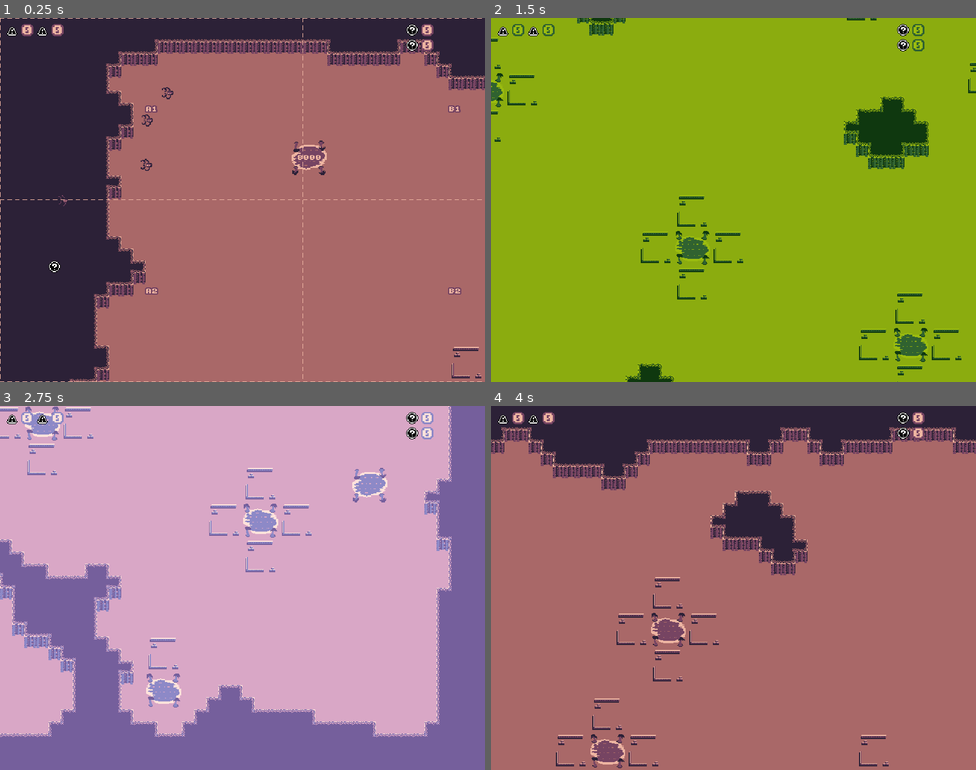
Above: before the commit, frames 1-4 (two rows, left to right).
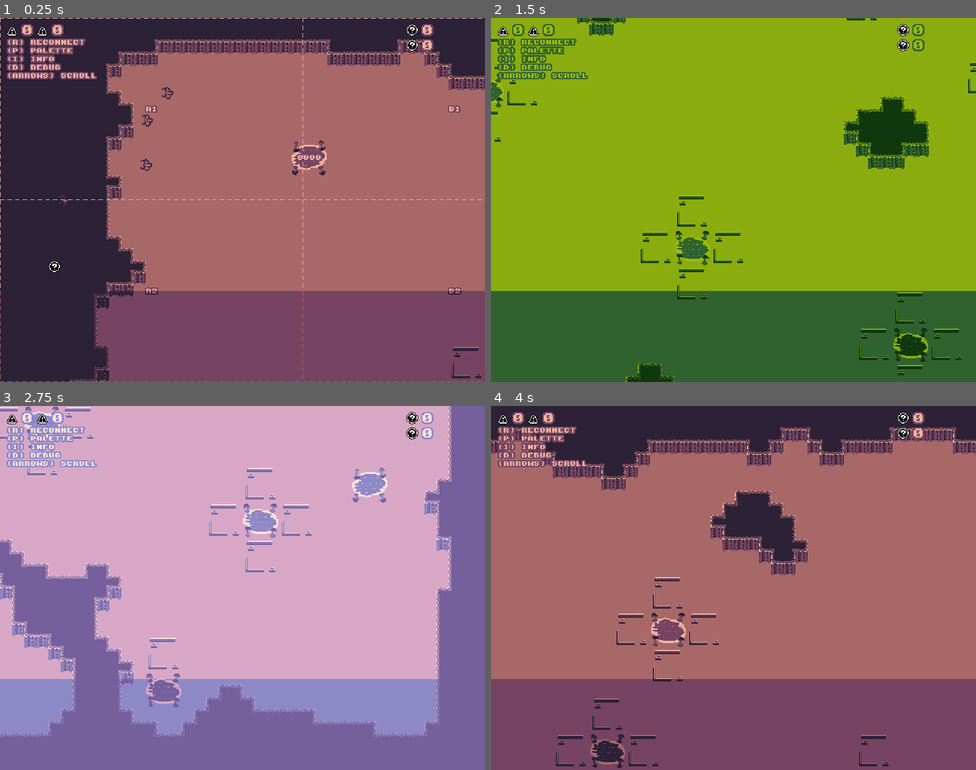
Above: after the commit, the same moments.

Repository: nikolawhallon/data-wars
Game: Godot game, scene res://scenes/game.tscn
The game is run twice, just before and just after one commit, with the same random seed, the same clock (stepped at 60 frames per second) and the same inputs.
Inputs (mouse positions are in pixels of both pictures, inside the frame that each line leads up to):
- Up to frame 1 (0.25 s): no input
- Up to frame 2 (1.5 s): tap Enter at 0.5 s; move the mouse to (840, 181) at 0.52 s; hold Right (move_right) 0.53-1.28 s; tap P (palette) at 0.6 s; click (840, 181) at 0.67 s; move the mouse to (636, 218) at 1.27 s; hold Down (move_down) from 1.28 s (still down); tap I (info) at 1.35 s
- Up to frame 3 (2.75 s): tap P (palette) at 1.55, 2.1 s; move the mouse to (291, 507) at 2.02 s; release Down (move_down) at 2.03 s; hold Right (move_right) from 2.03 s (still down)
- Up to frame 4 (4 s): tap Space at 2.75 s; move the mouse to (709, 660) at 2.77 s; release Right (move_right) at 2.78 s; hold Up (move_up) 2.78-3.53 s; tap T (test) at 2.85 s; click (709, 660) at 2.92 s; tap P (palette) at 3.05, 3.6 s; move the mouse to (879, 642) at 3.52 s; hold Left (move_left) from 3.53 s (still down)

The runs differ from the first frame. In frame 1, 21% of the frame differs, in the area x 0-100%, y 5-100%; in frame 2, 25%; in frame 3, 10%; in frame 4, 26%.

Commit message:
UI improvements, minor refactors, faster models

Diff:
--- /dev/null
+++ b/resources/label_8.tres
@@ -0,0 +1,10 @@
+[gd_resource type="LabelSettings" format=3 uid="uid://c6l2kjaqhfhq1"]
+
+[ext_resource type="FontFile" uid="uid://bfjqaiclupxlw" path="res://assets/kongtext.ttf" id="1_47bnd"]
+
+[resource]
+font = ExtResource("1_47bnd")
+font_size = 8
+font_color = Color(0.92941177, 0.7058824, 0.6313726, 1)
+outline_size = 8
+outline_color = Color(0.4627451, 0.26666668, 0.38431373, 1)
--- a/scenes/agent/deepgram.gd
+++ b/scenes/agent/deepgram.gd
@@ -153,13 +153,13 @@
 			"listen": {
 				"provider": {
 					"type": "deepgram",
-					"model": "nova-2"
+					"model": "flux-general-en"
 				}
 			},
 			"think": {
 				"provider": {
 					"type": "open_ai",
-					"model": "gpt-4o"
+					"model": "gpt-4.1-nano"
 				},
 				"prompt": prompt,
 				"functions": [
--- /dev/null
+++ b/scenes/darken.gdshader
@@ -0,0 +1,35 @@
+shader_type canvas_item;
+
+uniform sampler2D screen_texture : hint_screen_texture, filter_nearest;
+
+// replacement palette
+uniform vec3 pal0 : source_color = vec3(0.1725, 0.1294, 0.2157); // #2c2137
+uniform vec3 pal1 : source_color = vec3(0.1725, 0.1294, 0.2157); // #2c2137
+uniform vec3 pal2 : source_color = vec3(0.4627, 0.2667, 0.3843); // #764462
+uniform vec3 pal3 : source_color = vec3(0.9294, 0.7059, 0.6314); // #edb4a1
+
+// original palette
+const vec3 src0 = vec3(0.1725, 0.1294, 0.2157); // #2c2137
+const vec3 src1 = vec3(0.4627, 0.2667, 0.3843); // #764462
+const vec3 src2 = vec3(0.6627, 0.4078, 0.4078); // #a96868
+const vec3 src3 = vec3(0.9294, 0.7059, 0.6314); // #edb4a1
+
+bool same(vec3 a, vec3 b){
+    return distance(a, b) < 0.01;
+}
+
+void fragment(){
+    vec4 c = texture(screen_texture, SCREEN_UV);
+
+    if (same(c.rgb, src0)) {
+        c.rgb = pal0;
+    } else if (same(c.rgb, src1)) {
+        c.rgb = pal1;
+    } else if (same(c.rgb, src2)) {
+        c.rgb = pal2;
+    } else if (same(c.rgb, src3)) {
+        c.rgb = pal3;
+    }
+
+    COLOR = c;
+}
--- a/scenes/game.gd
+++ b/scenes/game.gd
@@ -62,8 +62,6 @@
 
 var tts_generator := AudioStreamGenerator.new()
 var tts_playback: AudioStreamGeneratorPlayback
-
-var just_injected_count = 0
 
 func _ready() -> void:
 	rng.randomize()
@@ -288,6 +286,12 @@
 			"rows": $CellLabels.rows,
 			"cell_anchor": "center"
 		},
+		"player_minerals": $Player.minerals,
+		"player_data": $Player.data,
+		"building_mineral_cost": 100,
+		"spam_bot_data_cost": 10,
+		"skunk_drone_mineral_cost": 50,
+		"data_drone_mineral_cost": 50,
 		"mines": mine_array,
 		"waters": water_array,
 		"sites": site_array,
@@ -303,13 +307,13 @@
 	return world_state
 
 func _on_player_data_updated():
-	$UICanvas/MarginContainer/HBoxContainer/Data.text = str($Player.data)
+	$UICanvas/MarginContainer/VBoxContainer/HBoxContainer/Data.text = str($Player.data)
 
 func _on_player_clicks_updated():
 	$UICanvas/MarginContainer2/VBoxContainer/HBoxContainer/Clicks.text = str($Player.clicks)
 
 func _on_player_minerals_updated() -> void:
-	$UICanvas/MarginContainer/HBoxContainer/Minerals.text = str($Player.minerals)
+	$UICanvas/MarginContainer/VBoxContainer/HBoxContainer/Minerals.text = str($Player.minerals)
 
 func build_building(site_id, building_type):
 	var site = instance_from_id(site_id)
@@ -385,7 +389,12 @@
 	if data == null:
 		return
 
-	if data.has("type") and data["type"] == "FunctionCallRequest":
+	if not data.has("type"):
+		return
+
+	print(data)
+
+	if data["type"] == "FunctionCallRequest":
 		for function in data["functions"]:
 			if function["name"] == "build_building":
 				var arguments = JSON.parse_string(function["arguments"])
@@ -399,38 +408,27 @@
 				var arguments = JSON.parse_string(function["arguments"])
 				var result = set_target(arguments["unit_id"], arguments["target"])
 				$Deepgram.send_function_call_response(function["name"], result, function["id"])
-	elif data.has("type") and data.has("role") and data.has("content"):
-		# we don't want to print the enormous World State
-		# that Deepgame will spit back out at us
-		# which is in JSON format
-		var content = data["content"]
-		var result = JSON.new().parse(content)
-		if result != OK:
-			print(data)
-			if data["type"] == "ConversationText":
-				$ChatCanvas/Label8.text += str(data["role"], ":")
-				$ChatCanvas/Label8.text += "\n"
-				$ChatCanvas/Label8.text += str(data["content"])
-				$ChatCanvas/Label8.text += "\n"
-				$ChatCanvas/Label8.text += "\n"
-				var total_lines = $ChatCanvas/Label8.get_line_count()
-				var max_lines_visible = $ChatCanvas/Label8.max_lines_visible
-				if total_lines > max_lines_visible:
-					$ChatCanvas/Label8.lines_skipped = total_lines - max_lines_visible
-	else:
-		print(data)
-
-	if data.get("type") == "UserStartedSpeaking":
+	elif data["type"] == "AgentStartedSpeaking":
+		$UICanvas/MarginContainer2/VBoxContainer/Latencies.text = "LAG: " + "%6.2f" % data["total_latency"]
+		$UICanvas/MarginContainer2/VBoxContainer/Latencies.text += "\n"
+		$UICanvas/MarginContainer2/VBoxContainer/Latencies.text += "TTS: " + "%6.2f" % data["tts_latency"]
+		$UICanvas/MarginContainer2/VBoxContainer/Latencies.text += "\n"
+		$UICanvas/MarginContainer2/VBoxContainer/Latencies.text += "LLM: " + "%6.2f" % data["ttt_latency"]
+	elif data["type"] == "ConversationText":
+		$ChatCanvas/MarginContainer/Label8.text += str(data["role"], ":")
+		$ChatCanvas/MarginContainer/Label8.text += "\n"
+		$ChatCanvas/MarginContainer/Label8.text += str(data["content"])
+		$ChatCanvas/MarginContainer/Label8.text += "\n"
+		$ChatCanvas/MarginContainer/Label8.text += "\n"
+		var total_lines = $ChatCanvas/MarginContainer/Label8.get_line_count()
+		var max_lines_visible = $ChatCanvas/MarginContainer/Label8.max_lines_visible
+		if total_lines > max_lines_visible:
+			$ChatCanvas/MarginContainer/Label8.lines_skipped = total_lines - max_lines_visible
+	elif data.get("type") == "UserStartedSpeaking":
 		var world_state = get_world_state()
 		print("Prompt characters: ", $Deepgram.prompt.length())
 		print("World State characters: ", JSON.stringify(world_state).length())
-		#if just_injected_count == 0:
-		#	$Deepgram.inject_user_message($Deepgram.prompt)
-		#	just_injected_count += 1
-		#else:
-		#	just_injected_count -= 1
-		$Deepgram.replace_prompt(JSON.stringify(world_state))
-
+		#$Deepgram.replace_prompt(JSON.stringify(world_state))
 		_clear_tts_audio()
 
 func _clear_tts_audio() -> void:
--- a/scenes/game.tscn
+++ b/scenes/game.tscn
@@ -12,7 +12,16 @@
 [ext_resource type="Texture2D" uid="uid://dgsvic7e7bb6" path="res://assets/minerals_icon.png" id="7_trtic"]
 [ext_resource type="Script" uid="uid://cqpspisasjoe2" path="res://scenes/palette_swap.gd" id="7_u5sy4"]
 [ext_resource type="Texture2D" uid="uid://dw0rjtta0e0ji" path="res://assets/enemy_clicks_icon.png" id="8_trtic"]
+[ext_resource type="LabelSettings" uid="uid://c6l2kjaqhfhq1" path="res://resources/label_8.tres" id="10_trtic"]
 [ext_resource type="PackedScene" uid="uid://q1xyygateqac" path="res://scenes/team.tscn" id="10_vtaks"]
+[ext_resource type="Shader" uid="uid://cam3gov4sm1q1" path="res://scenes/darken.gdshader" id="12_ir15t"]
+
+[sub_resource type="ShaderMaterial" id="ShaderMaterial_ca42v"]
+shader = ExtResource("12_ir15t")
+shader_parameter/pal0 = Color(0.1725, 0.1294, 0.2157, 1)
+shader_parameter/pal1 = Color(0.1725, 0.1294, 0.2157, 1)
+shader_parameter/pal2 = Color(0.4627, 0.2667, 0.3843, 1)
+shader_parameter/pal3 = Color(0.6627451, 0.40784314, 0.40784314, 1)
 
 [sub_resource type="ShaderMaterial" id="ShaderMaterial_u5sy4"]
 shader = ExtResource("6_p57ef")
@@ -40,35 +49,47 @@
 [node name="UICanvas" type="CanvasLayer" parent="." unique_id=701779298]
 
 [node name="MarginContainer" type="MarginContainer" parent="UICanvas" unique_id=1420787755]
-anchors_preset = 10
-anchor_right = 1.0
-offset_bottom = 16.0
-grow_horizontal = 2
+anchors_preset = 9
+anchor_bottom = 1.0
+offset_right = 92.0
+grow_vertical = 2
 theme_override_constants/margin_left = 8
 theme_override_constants/margin_top = 8
 theme_override_constants/margin_right = 8
 theme_override_constants/margin_bottom = 8
 
-[node name="HBoxContainer" type="HBoxContainer" parent="UICanvas/MarginContainer" unique_id=1244686934]
+[node name="VBoxContainer" type="VBoxContainer" parent="UICanvas/MarginContainer" unique_id=1989361138]
 layout_mode = 2
 
-[node name="DataIcon" type="TextureRect" parent="UICanvas/MarginContainer/HBoxContainer" unique_id=1271156654]
+[node name="HBoxContainer" type="HBoxContainer" parent="UICanvas/MarginContainer/VBoxContainer" unique_id=1244686934]
+layout_mode = 2
+
+[node name="DataIcon" type="TextureRect" parent="UICanvas/MarginContainer/VBoxContainer/HBoxContainer" unique_id=1271156654]
 layout_mode = 2
 texture = ExtResource("5_0tnpc")
 
-[node name="Data" type="Label" parent="UICanvas/MarginContainer/HBoxContainer" unique_id=997034171]
+[node name="Data" type="Label" parent="UICanvas/MarginContainer/VBoxContainer/HBoxContainer" unique_id=997034171]
 layout_mode = 2
 text = "0"
 label_settings = ExtResource("6_dinhu")
 
-[node name="MineralsIcon" type="TextureRect" parent="UICanvas/MarginContainer/HBoxContainer" unique_id=186397346]
+[node name="MineralsIcon" type="TextureRect" parent="UICanvas/MarginContainer/VBoxContainer/HBoxContainer" unique_id=186397346]
 layout_mode = 2
 texture = ExtResource("7_trtic")
 
-[node name="Minerals" type="Label" parent="UICanvas/MarginContainer/HBoxContainer" unique_id=1935365029]
+[node name="Minerals" type="Label" parent="UICanvas/MarginContainer/VBoxContainer/HBoxContainer" unique_id=1935365029]
 layout_mode = 2
 text = "0"
 label_settings = ExtResource("6_dinhu")
+
+[node name="Label" type="Label" parent="UICanvas/MarginContainer/VBoxContainer" unique_id=8868885]
+layout_mode = 2
+text = "(R) RECONNECT
+(P) PALETTE
+(I) INFO
+(D) DEBUG
+(ARROWS) SCROLL"
+label_settings = ExtResource("10_trtic")
 
 [node name="MarginContainer2" type="MarginContainer" parent="UICanvas" unique_id=934056363]
 anchors_preset = 11
@@ -111,16 +132,36 @@
 text = "0"
 label_settings = ExtResource("6_dinhu")
 
+[node name="Latencies" type="Label" parent="UICanvas/MarginContainer2/VBoxContainer" unique_id=1441612646]
+layout_mode = 2
+label_settings = ExtResource("10_trtic")
+
 [node name="ChatCanvas" type="CanvasLayer" parent="." unique_id=96994790 groups=["Debug"]]
-offset = Vector2(0, 240)
-transform = Transform2D(1, 0, 0, 1, 0, 240)
+offset = Vector2(0, 360)
+transform = Transform2D(1, 0, 0, 1, 0, 360)
 
-[node name="Label8" parent="ChatCanvas" unique_id=74538079 instance=ExtResource("5_iywne")]
-custom_minimum_size = Vector2(640, 480)
+[node name="ColorRect" type="ColorRect" parent="ChatCanvas" unique_id=198745572]
+material = SubResource("ShaderMaterial_ca42v")
+anchors_preset = 15
+anchor_right = 1.0
+anchor_bottom = 1.0
+grow_horizontal = 2
+grow_vertical = 2
+
+[node name="MarginContainer" type="MarginContainer" parent="ChatCanvas" unique_id=1712240642]
 offset_right = 640.0
-offset_bottom = 480.0
+offset_bottom = 120.0
+size_flags_horizontal = 4
+theme_override_constants/margin_left = 8
+theme_override_constants/margin_top = 8
+theme_override_constants/margin_right = 8
+theme_override_constants/margin_bottom = 8
+
+[node name="Label8" parent="ChatCanvas/MarginContainer" unique_id=74538079 instance=ExtResource("5_iywne")]
+custom_minimum_size = Vector2(624, 104)
+layout_mode = 2
 autowrap_mode = 3
-max_lines_visible = 22
+max_lines_visible = 12
 
 [node name="PaletteSwapCanvas" type="CanvasLayer" parent="." unique_id=285679540]
 
--- a/scenes/label_8.tscn
+++ b/scenes/label_8.tscn
@@ -1,15 +1,8 @@
 [gd_scene format=3 uid="uid://cn0ioholkgnb2"]
 
-[ext_resource type="FontFile" uid="uid://bfjqaiclupxlw" path="res://assets/kongtext.ttf" id="1_6d7j0"]
-
-[sub_resource type="LabelSettings" id="LabelSettings_fiwy5"]
-font = ExtResource("1_6d7j0")
-font_size = 8
-font_color = Color(0.92941177, 0.7058824, 0.6313726, 1)
-outline_size = 8
-outline_color = Color(0.4627451, 0.26666668, 0.38431373, 1)
+[ext_resource type="LabelSettings" uid="uid://c6l2kjaqhfhq1" path="res://resources/label_8.tres" id="1_6d7j0"]
 
 [node name="Label8" type="Label" unique_id=74538079]
 offset_right = 40.0
 offset_bottom = 23.0
-label_settings = SubResource("LabelSettings_fiwy5")
+label_settings = ExtResource("1_6d7j0")
Not shown, added: scenes/darken.gdshader.uid
